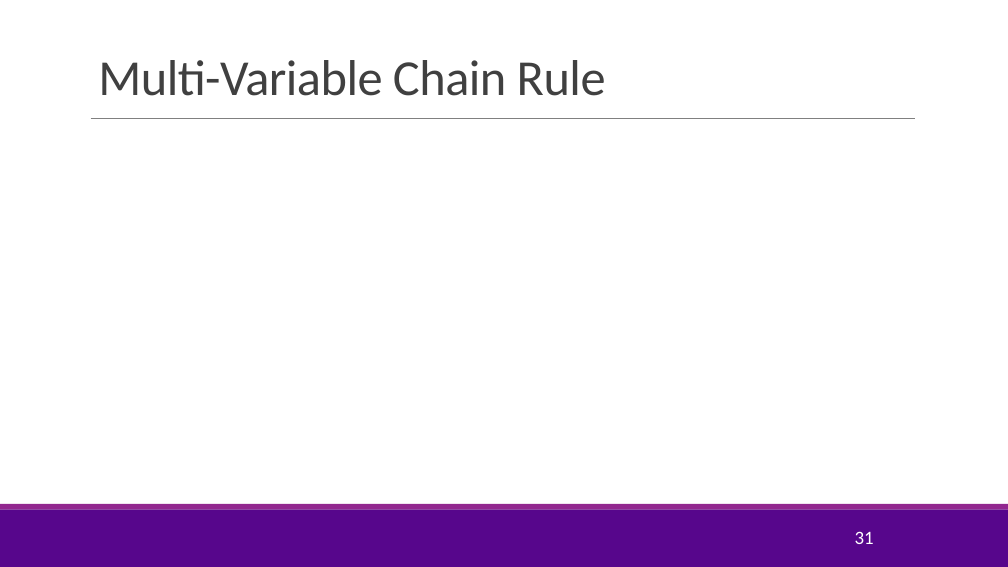
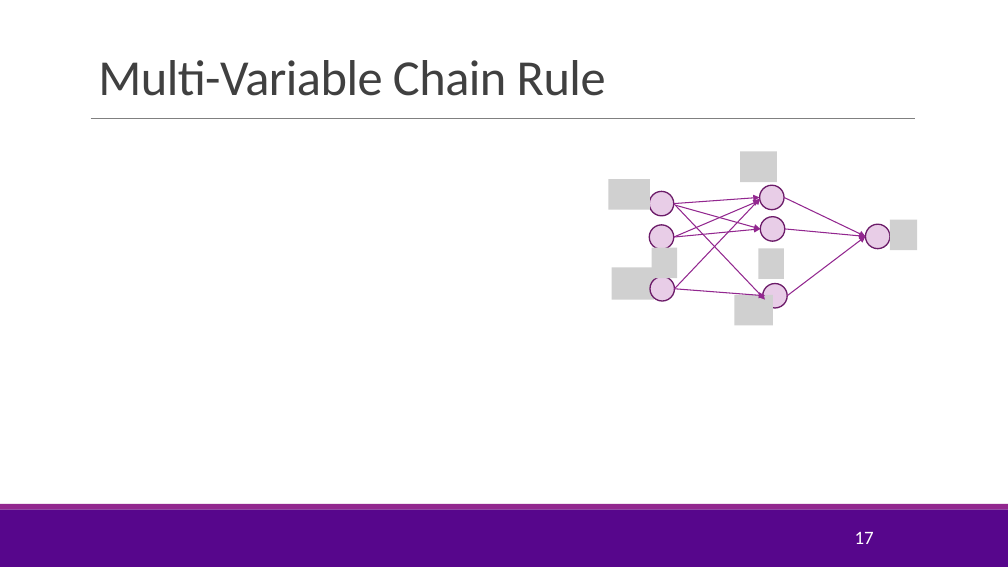
Before and after one commit to sdrangan/introml, a slide deck: slide 17 of lectures/Lect07_Optim.pptx (slide 31 before the commit). Drawn at 1008x567 pixels with LibreOffice and Linux fonts; fonts in the diff are those of the drawing; grey boxes stand for pictures; background and template pictures are left out. Boxes give left, top, right and bottom in pixels: in the first picture for what was removed or moved away, otherwise in the second. Text is boxed around its words. In the diff, an @@ line names an element or a change of style, - is before the commit and + after.

```diff
--- a/lectures/Lect07_Optim.pptx
+++ b/lectures/Lect07_Optim.pptx
@@ picture added at [609, 179, 650, 209] @@
@@ picture added at [740, 151, 777, 181] @@
@@ ellipse added at [650, 191, 674, 216], fill #E8CDE7, outline #6C1D6A 1.25 pt @@
@@ arrow added from (674, 203) to (760, 197), #92278F 1 pt @@
@@ arrow added from (674, 237) to (760, 200), #92278F 1 pt @@
@@ arrow added from (674, 203) to (765, 299), #92278F 1 pt @@
@@ arrow added from (675, 289) to (761, 198), #92278F 1 pt @@
@@ arrow added from (676, 206) to (761, 229), #92278F 1 pt @@
@@ ellipse added at [760, 185, 784, 209], fill #E8CDE7, outline #6C1D6A 1.25 pt @@
@@ arrow added from (784, 197) to (866, 237), #92278F 1 pt @@
@@ ellipse added at [650, 225, 674, 249], fill #E8CDE7, outline #6C1D6A 1.25 pt @@
@@ arrow added from (674, 237) to (761, 229), #92278F 1 pt @@
@@ ellipse added at [761, 217, 785, 241], fill #E8CDE7, outline #6C1D6A 1.25 pt @@
@@ arrow added from (785, 229) to (866, 237), #92278F 1 pt @@
@@ arrow added from (787, 296) to (866, 237), #92278F 1 pt @@
@@ ellipse added at [866, 225, 890, 249], fill #E8CDE7, outline #6C1D6A 1.25 pt @@
@@ picture added at [890, 219, 917, 250] @@
@@ picture added at [612, 268, 654, 300] @@
@@ picture added at [652, 248, 678, 278] @@
@@ picture added at [758, 248, 784, 278] @@
@@ ellipse added at [650, 277, 675, 301], fill #E8CDE7, outline #6C1D6A 1.25 pt @@
@@ arrow added from (675, 289) to (765, 296), #92278F 1 pt @@
@@ picture added at [735, 295, 774, 325] @@
@@ ellipse added at [763, 284, 787, 308], fill #E8CDE7, outline #6C1D6A 1.25 pt @@
@@ page number at [855, 532, 874, 544]: text changed @@
-31
+17
```
Also in this commit, not shown: 2 other slides changed, 3 slides added, 1 slide removed, 4 other files.
